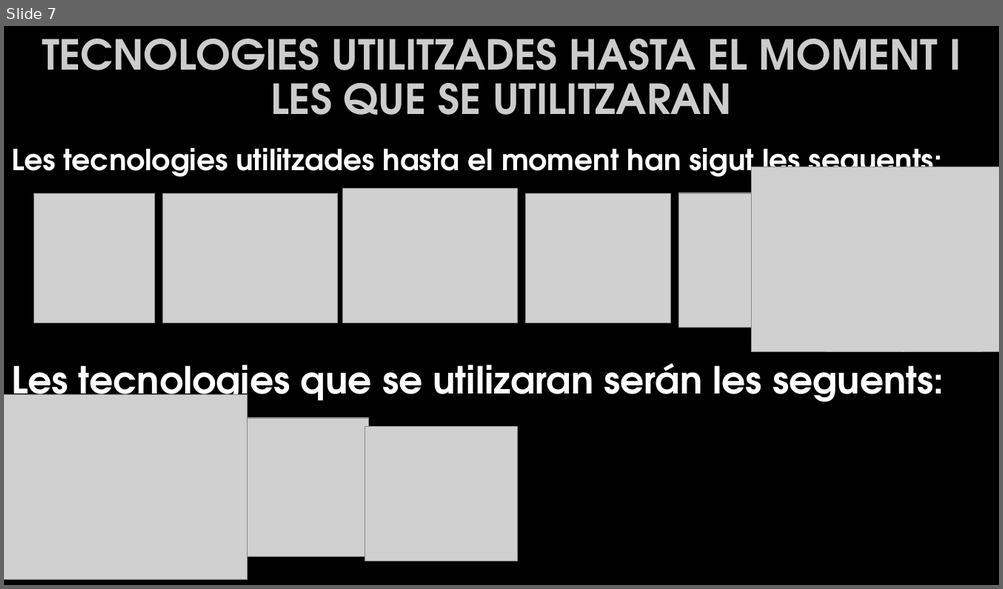
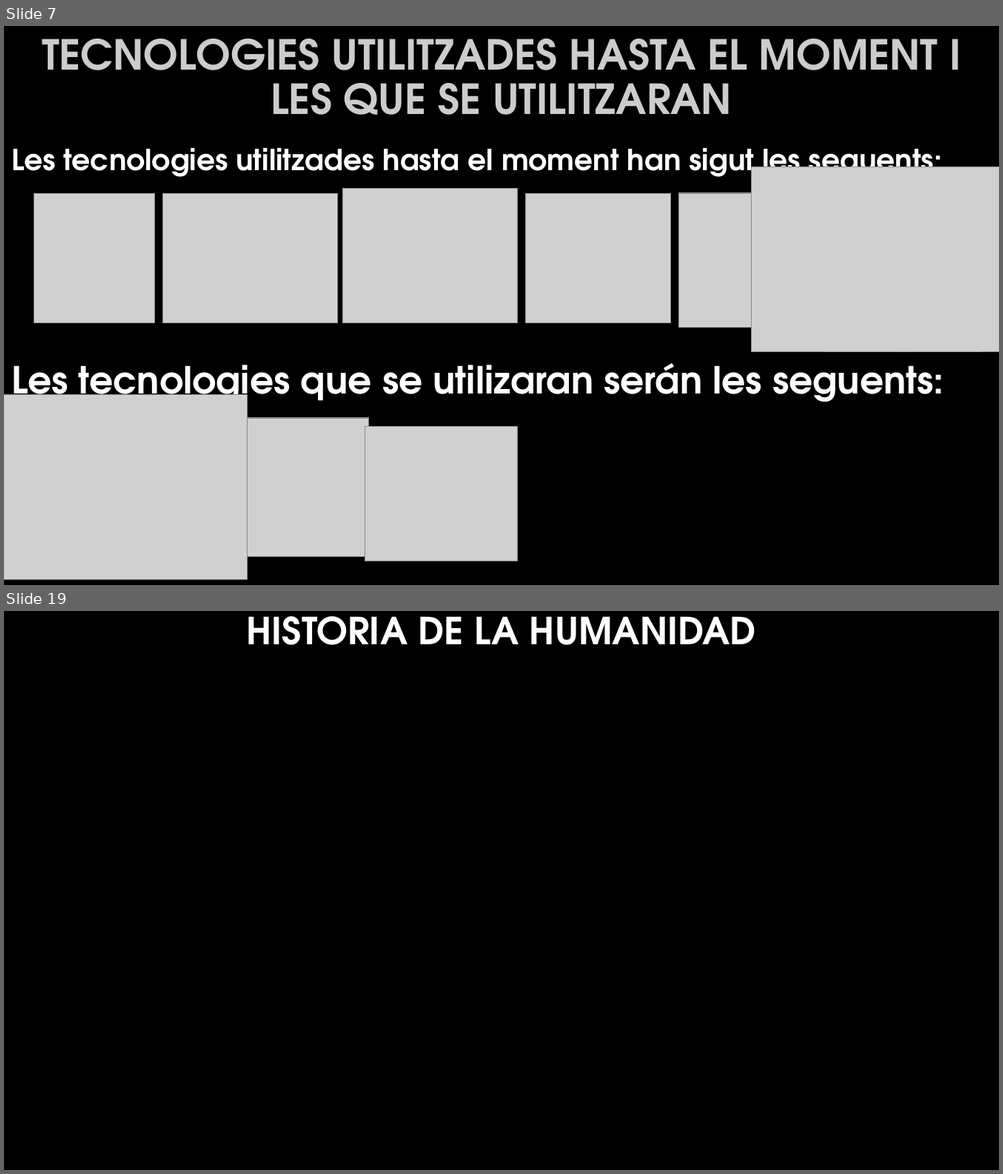
Before and after one commit to yolial22/yosulitago_2022_2-DAM, a slide deck: Presentacio del projectefinal 11-4-22.pptx. Shown one above the other, each under a label of ours: slide 7 before the commit, slides 7 and 19 after it; the slides between them are not shown. The pictures are 1003x589 and 1003x1174 pixels, drawn with LibreOffice and Linux fonts; fonts in the diff are those of the drawing; grey boxes stand for pictures; background and template pictures are left out. Boxes give left, top, right and bottom in pixels: in the first picture for what was removed or moved away, otherwise in the second. Text is boxed around its words. In the diff, an @@ line names an element or a change of style, - is before the commit and + after.

```diff
--- a/Presentacio del projectefinal 11-4-22.pptx
+++ b/Presentacio del projectefinal 11-4-22.pptx
@@ slide 19 added at (x1=4, y1=611, x2=999, y2=1170), background picture (left out) @@
@@ title added at (x1=247, y1=616, x2=756, y2=645), 36 pt, text #FFFFFF, bold @@
+HISTORIA DE LA HUMANIDAD
```
Also in this commit, not shown: 19 other slides added.
